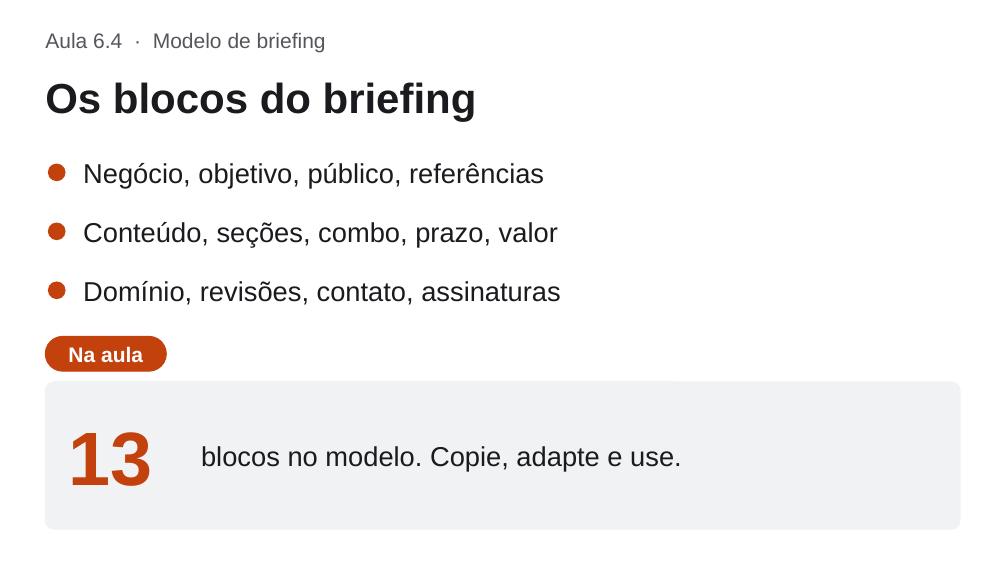
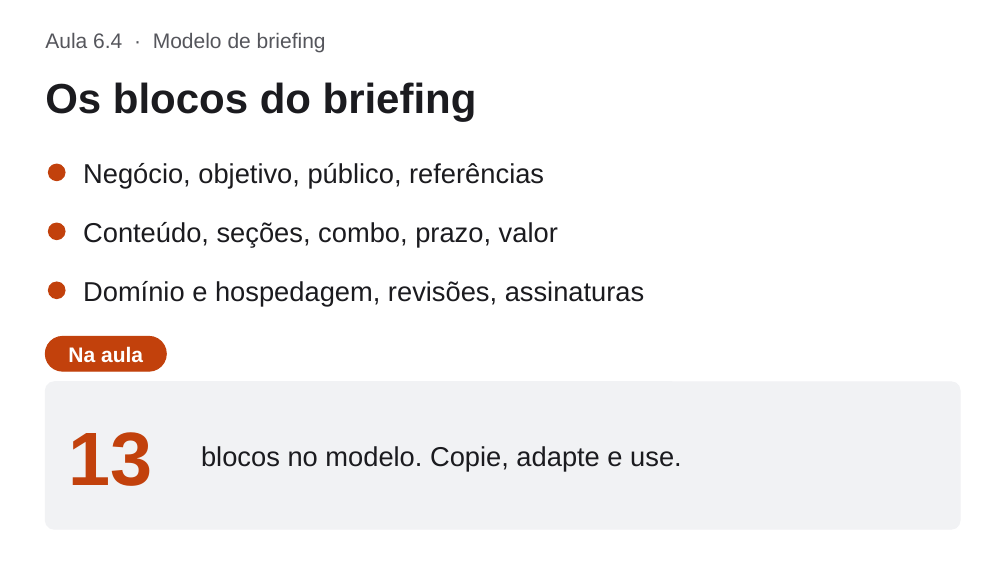
Before and after one commit to WeslleyPaivx/est-tica-facial, a slide deck: slide 22 of curso/slides/modulo-6.pptx (slide 21 before the commit). Drawn at 1008x567 pixels with LibreOffice and Linux fonts; fonts in the diff are those of the drawing. Boxes give left, top, right and bottom in pixels: in the first picture for what was removed or moved away, otherwise in the second. Text is boxed around its words. In the diff, an @@ line names an element or a change of style, - is before the commit and + after.

```diff
--- a/curso/slides/modulo-6.pptx
+++ b/curso/slides/modulo-6.pptx
@@ text at (83, 281, 645, 305): text changed @@
-Domínio, revisões, contato, assinaturas
+Domínio e hospedagem, revisões, assinaturas
```
Also in this commit, not shown: 8 other slides changed, 1 slide added, 5 other files.
